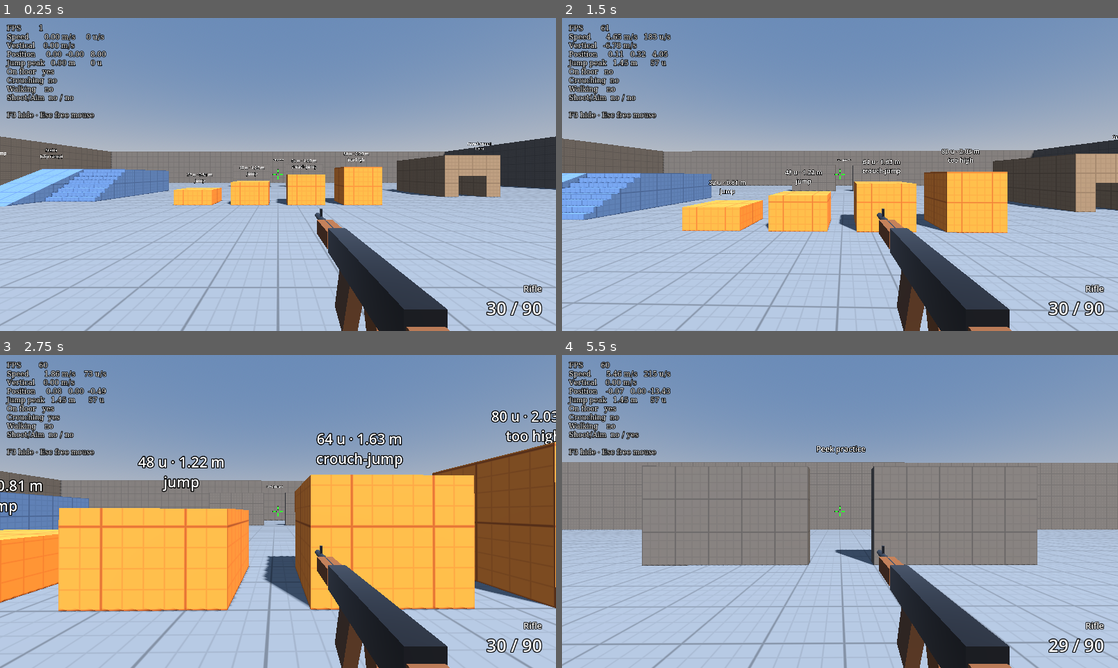
Above: before the commit, frames 1-4 (two rows, left to right).
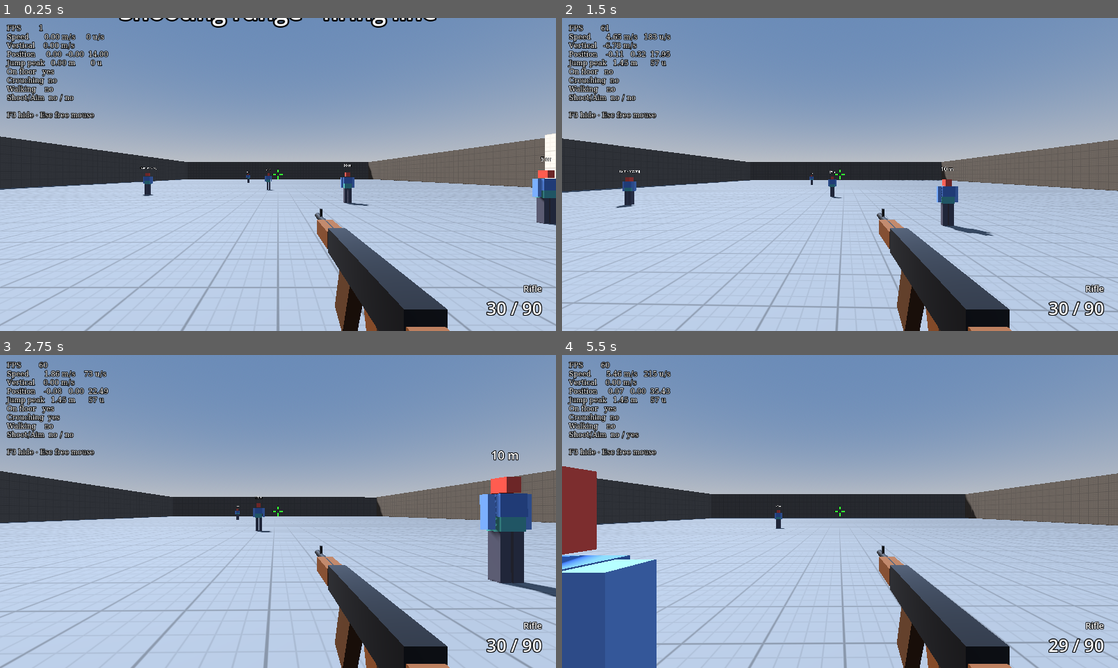
Above: after the commit, the same moments.

Repository: Jankozeluh/Chiip
Game: Godot game, scene res://maps/test_map.tscn
Two runs of this game, one before a commit and one after it. Both use one fixed random seed, a clock stepped at 60 frames per second and the inputs below.
Inputs (mouse positions are in pixels of both pictures, inside the frame that each line leads up to):
- Up to frame 1 (0.25 s): no input
- Up to frame 2 (1.5 s): move the mouse to (867, 174) at 0.52 s; hold Right mouse button (aim) 0.53-1.28 s; hold W (move_forward) from 0.53 s (still down); tap Space (jump) at 0.77 s; move the mouse to (812, 174) at 1.27 s; right-click (812, 174) at 1.35 s
- Up to frame 3 (2.75 s): keep holding W (move_forward); tap Space (jump) at 1.52 s; move the mouse to (289, 505) at 2.02 s; hold Ctrl (crouch) from 2.03 s (still down); right-click (289, 505) at 2.3 s
- Up to frame 4 (5.5 s): keep holding W (move_forward); move the mouse to (834, 517) at 2.77 s; release Ctrl (crouch) at 2.78 s; click (834, 517) at 2.85 s; tap Space (jump) at 3.02, 3.77, 4.52 s; right-click (834, 517) at 3.05 s; move the mouse to (878, 514) at 3.52 s; hold Shift (walk) 3.53-4.28 s; right-click (878, 514) at 3.8 s; move the mouse to (795, 508) at 4.27 s; right-click (795, 508) at 4.35 s; move the mouse to (845, 511) at 5.02 s; hold Right mouse button (aim) from 5.03 s (still down)

The runs differ from the first frame. In frame 1, 18% of the frame differs, in the area x 0-100%, y 0-100%; in frame 2, 23%; in frame 3, 42%, in the area x 0-100%, y 10-100%; in frame 4, 36%.

Commit message:
M2: Add shooting range to the test map
Map extended south with a firing line, target dummies at 5/10/20/40 m,
a moving dummy at 15 m and a spray wall at 10 m with an aim mark.
Player spawns on the range facing the targets.

Co-Authored-By: Claude Opus 5.5 <noreply@anthropic.com>

Diff:
--- a/maps/test_map.tscn
+++ b/maps/test_map.tscn
@@ -4,6 +4,7 @@
 [ext_resource type="PackedScene" path="res://player/player.tscn" id="player_scene"]
 [ext_resource type="PackedScene" path="res://ui/debug_overlay.tscn" id="debug_overlay_scene"]
 [ext_resource type="PackedScene" path="res://ui/hud.tscn" id="hud_scene"]
+[ext_resource type="PackedScene" path="res://maps/props/target_dummy.tscn" id="dummy_scene"]
 
 [sub_resource type="ProceduralSkyMaterial" id="sky_material"]
 sky_top_color = Color(0.32, 0.42, 0.58, 1)
@@ -49,6 +50,18 @@
 shader_parameter/base_color = Color(0.5, 0.4, 0.3, 1)
 shader_parameter/line_color = Color(0.36, 0.28, 0.2, 1)
 
+[sub_resource type="ShaderMaterial" id="spray_wall_material"]
+render_priority = 0
+shader = ExtResource("grid_shader")
+shader_parameter/base_color = Color(0.8, 0.78, 0.74, 1)
+shader_parameter/line_color = Color(0.64, 0.62, 0.58, 1)
+
+[sub_resource type="StandardMaterial3D" id="firing_line_material"]
+albedo_color = Color(0.92, 0.75, 0.15, 1)
+
+[sub_resource type="StandardMaterial3D" id="aim_mark_material"]
+albedo_color = Color(0.15, 0.12, 0.1, 1)
+
 [sub_resource type="BoxShape3D" id="stairs_clip_shape"]
 size = Vector3(3, 0.2, 3.44093)
 
@@ -64,9 +77,9 @@
 [node name="Geometry" type="Node3D" parent="."]
 
 [node name="Floor" type="CSGBox3D" parent="Geometry"]
-position = Vector3(0, -0.5, 0)
-use_collision = true
-size = Vector3(64, 1, 64)
+position = Vector3(0, -0.5, 28)
+use_collision = true
+size = Vector3(64, 1, 120)
 material = SubResource("floor_material")
 
 [node name="WallNorth" type="CSGBox3D" parent="Geometry"]
@@ -76,21 +89,21 @@
 material = SubResource("wall_material")
 
 [node name="WallSouth" type="CSGBox3D" parent="Geometry"]
-position = Vector3(0, 3, 32.5)
+position = Vector3(0, 3, 88.5)
 use_collision = true
 size = Vector3(66, 6, 1)
 material = SubResource("wall_material")
 
 [node name="WallWest" type="CSGBox3D" parent="Geometry"]
-position = Vector3(-32.5, 3, 0)
-use_collision = true
-size = Vector3(1, 6, 64)
+position = Vector3(-32.5, 3, 28)
+use_collision = true
+size = Vector3(1, 6, 120)
 material = SubResource("wall_material")
 
 [node name="WallEast" type="CSGBox3D" parent="Geometry"]
-position = Vector3(32.5, 3, 0)
-use_collision = true
-size = Vector3(1, 6, 64)
+position = Vector3(32.5, 3, 28)
+use_collision = true
+size = Vector3(1, 6, 120)
 material = SubResource("wall_material")
 
 [node name="Box32" type="CSGBox3D" parent="Geometry"]
@@ -199,7 +212,8 @@
 material = SubResource("wall_material")
 
 [node name="Player" parent="." instance=ExtResource("player_scene")]
-position = Vector3(0, 0, 8)
+position = Vector3(0, 0, 14)
+rotation = Vector3(0, 3.14159, 0)
 
 [node name="DebugOverlay" parent="." node_paths=PackedStringArray("player") instance=ExtResource("debug_overlay_scene")]
 player = NodePath("../Player")
@@ -207,6 +221,45 @@
 [node name="HUD" parent="." node_paths=PackedStringArray("player") instance=ExtResource("hud_scene")]
 player = NodePath("../Player")
 
+[node name="Range" type="Node3D" parent="."]
+
+[node name="FiringLine" type="CSGBox3D" parent="Range"]
+position = Vector3(0, 0.005, 16)
+size = Vector3(44, 0.01, 0.15)
+material = SubResource("firing_line_material")
+
+[node name="SprayWall" type="CSGBox3D" parent="Range"]
+position = Vector3(-20, 2, 26.25)
+use_collision = true
+size = Vector3(8, 4, 0.5)
+material = SubResource("spray_wall_material")
+
+[node name="AimMark" type="CSGBox3D" parent="Range"]
+position = Vector3(-20, 1.63, 25.995)
+size = Vector3(0.1, 0.1, 0.01)
+material = SubResource("aim_mark_material")
+
+[node name="Dummy5m" parent="Range" instance=ExtResource("dummy_scene")]
+position = Vector3(-9, 0, 21)
+title = "5 m"
+
+[node name="Dummy10m" parent="Range" instance=ExtResource("dummy_scene")]
+position = Vector3(-4, 0, 26)
+title = "10 m"
+
+[node name="Dummy20m" parent="Range" instance=ExtResource("dummy_scene")]
+position = Vector3(1, 0, 36)
+title = "20 m"
+
+[node name="Dummy40m" parent="Range" instance=ExtResource("dummy_scene")]
+position = Vector3(6, 0, 56)
+title = "40 m"
+
+[node name="MovingDummy15m" parent="Range" instance=ExtResource("dummy_scene")]
+position = Vector3(14, 0, 31)
+title = "15 m · moving"
+move_distance = 8.0
+
 [node name="Labels" type="Node3D" parent="."]
 
 [node name="Box32Label" type="Label3D" parent="Labels"]
@@ -270,3 +323,18 @@
 text = "Peek practice"
 font_size = 48
 outline_size = 12
+
+[node name="RangeLabel" type="Label3D" parent="Labels"]
+position = Vector3(0, 3.2, 16)
+billboard = 1
+text = "Shooting range · firing line"
+font_size = 48
+outline_size = 12
+
+[node name="SprayWallLabel" type="Label3D" parent="Labels"]
+position = Vector3(-20, 4.6, 26)
+billboard = 1
+text = "Spray wall · 10 m
+aim at the dark mark"
+font_size = 48
+outline_size = 12
Not shown, changed: README.md
Not shown, changed: docs/ARCHITECTURE.md
Not shown, changed: docs/DEVLOG.md
Not shown, changed: docs/PLAN.md
